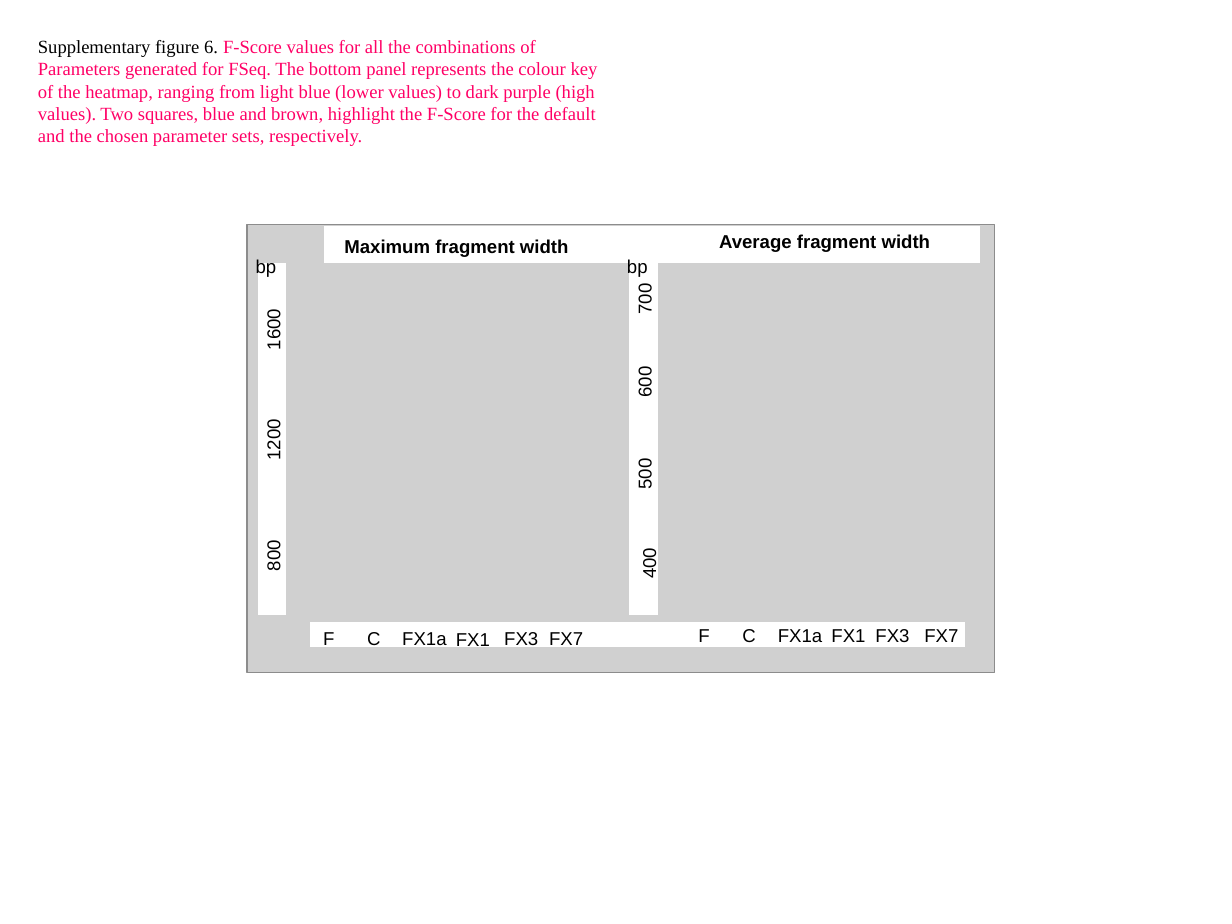
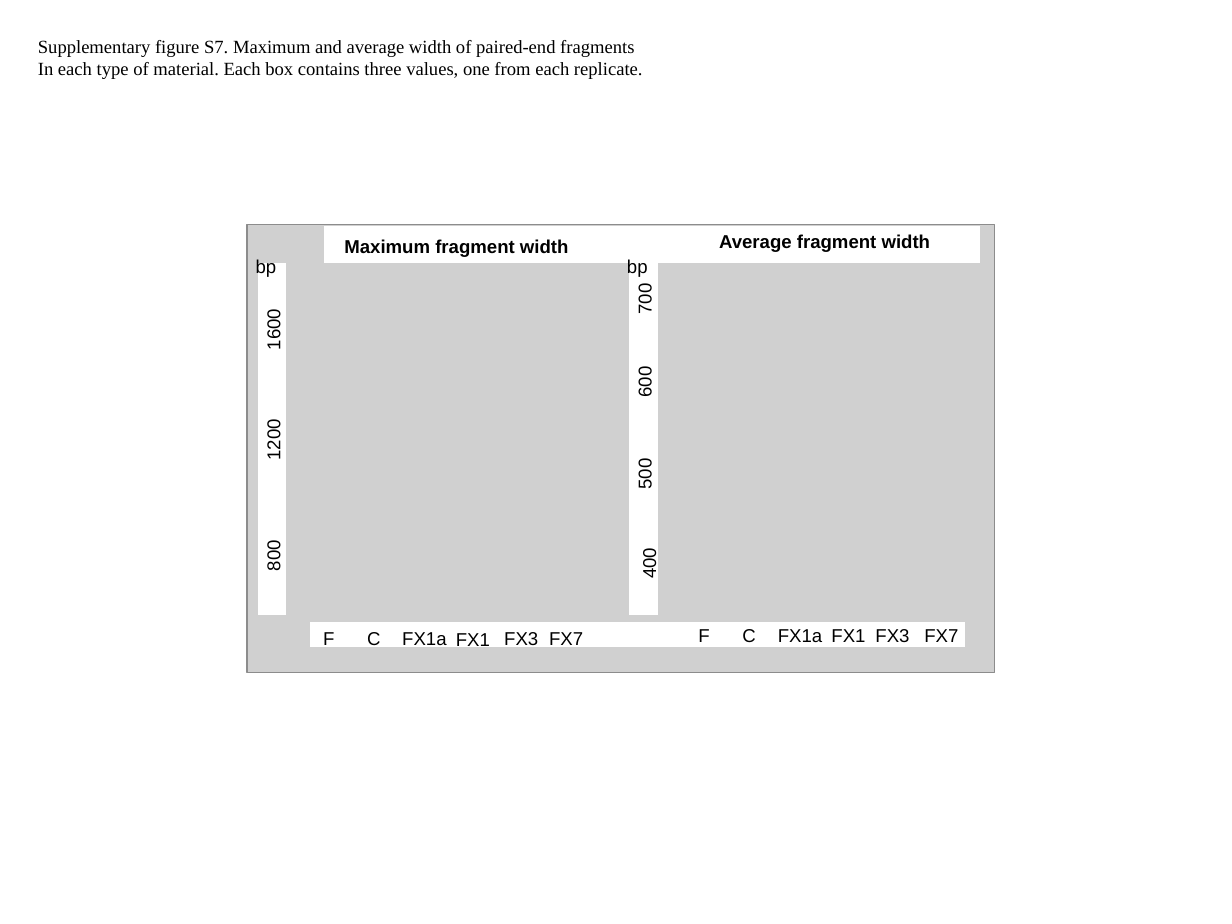
Before and after one commit to jknightlab/ATACseq_pipeline, a slide deck: slide 19 of Core_manuscript/Paper/Figures/ATAC_figures.odp (slide 18 before the commit). Drawn at 1232x924 pixels with LibreOffice and Linux fonts; fonts in the diff are those of the drawing; grey boxes stand for pictures. Boxes give left, top, right and bottom in pixels: in the first picture for what was removed or moved away, otherwise in the second. Text is boxed around its words. In the diff, an @@ line names an element or a change of style, - is before the commit and + after.

Commit message:
added figures about DNase

```diff
--- a/Core_manuscript/Paper/Figures/ATAC_figures.odp
+++ b/Core_manuscript/Paper/Figures/ATAC_figures.odp
@@ text removed at <box>38,40,598,146</box> @@
-Supplementary figure 6. F-Score values for all the combinations of
-Parameters generated for FSeq. The bottom panel represents the colour key
-of the heatmap, ranging from light blue (lower values) to dark purple (high
-values). Two squares, blue and brown, highlight the F-Score for the default
-and the chosen parameter sets, respectively.
@@ text added at <box>38,40,643,79</box>, 12 pt, text #000000 @@
+Supplementary figure S7. Maximum and average width of paired-end fragments
+In each type of material. Each box contains three values, one from each replicate.
```
Also in this commit, not shown: 6 other slides changed, 4 slides added, 3 slides removed.
